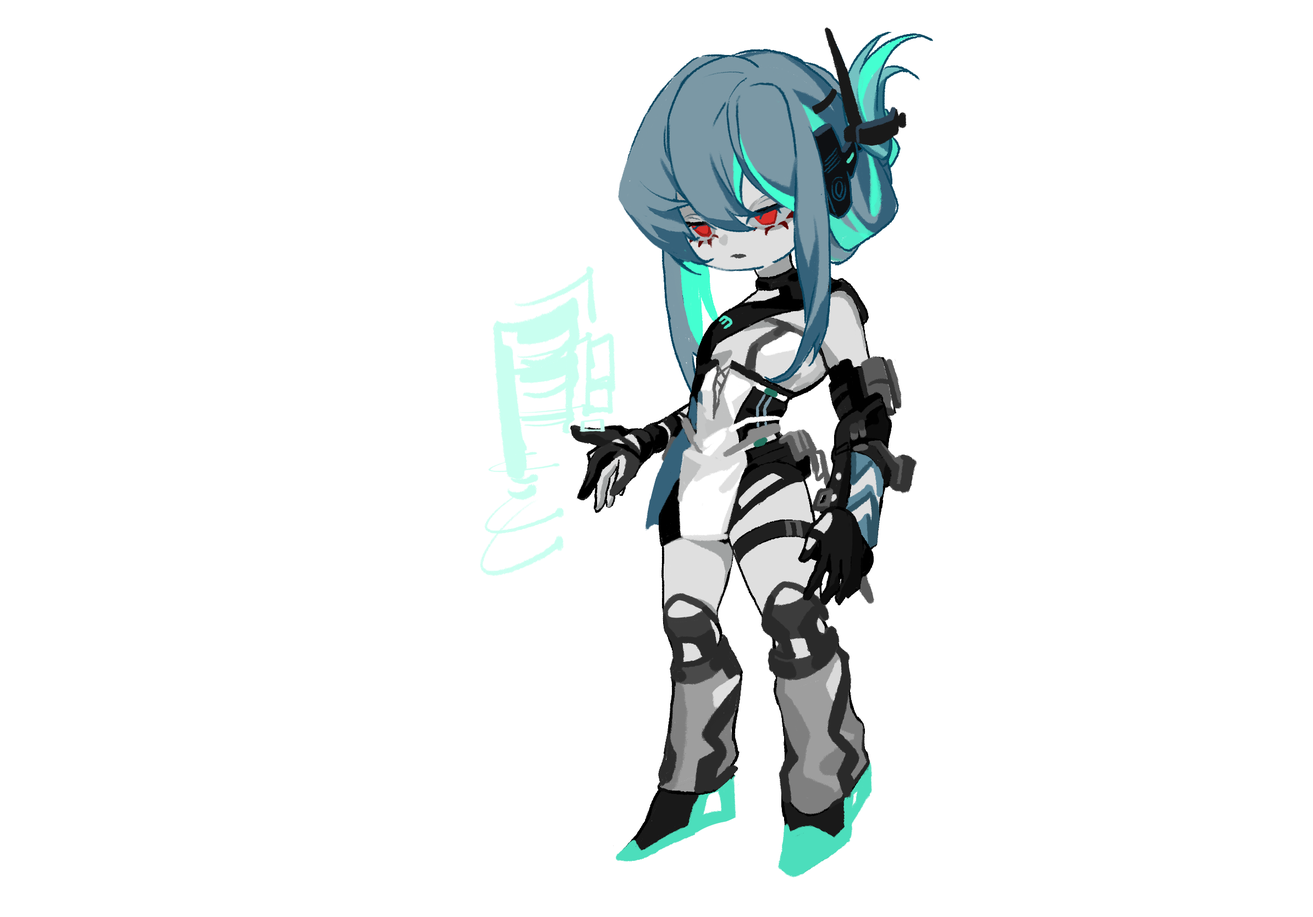
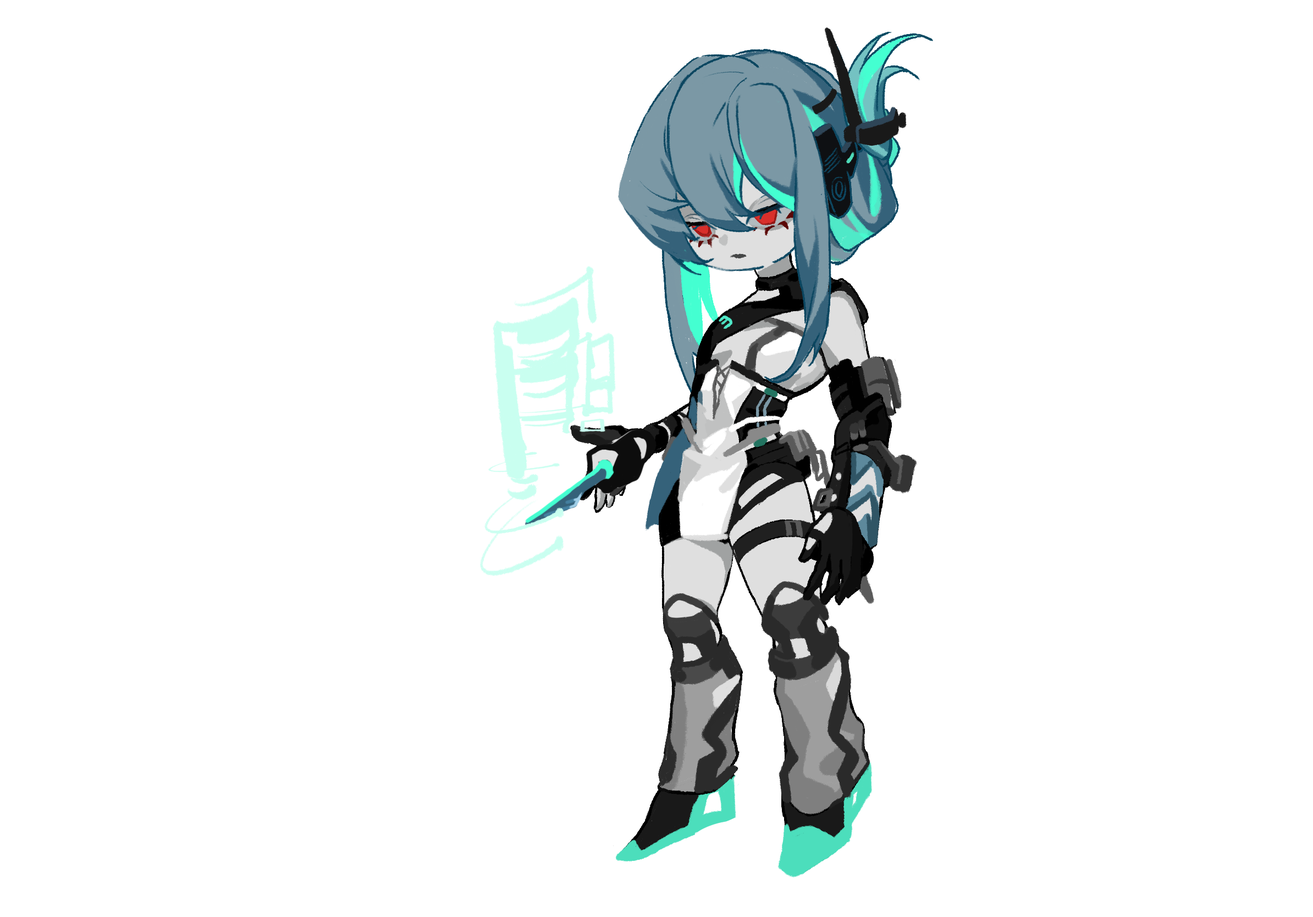
Layers edited between the first and the second 1313×917 image:
added layer "left hand 3" above "left hand 2" over left=524, top=428, right=657, bottom=526
